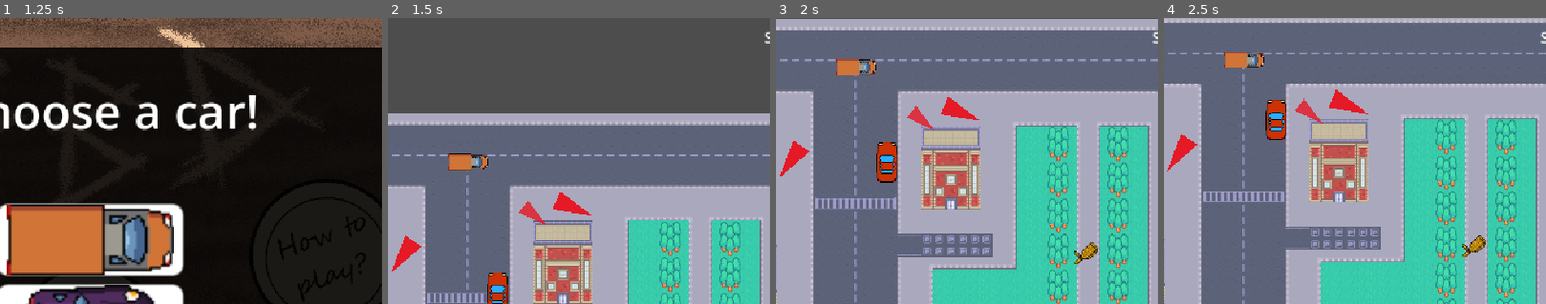
Above: before the commit, frames 1-4 (left to right).
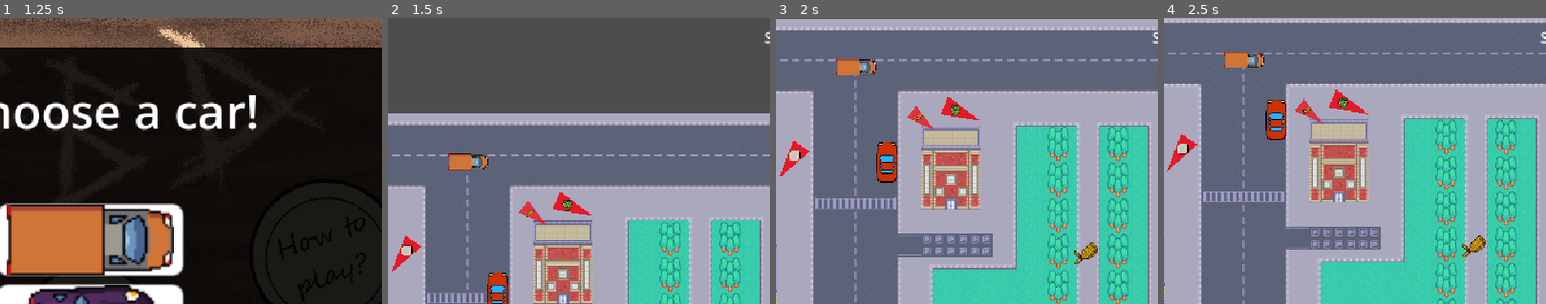
Above: after the commit, the same moments.

Repository: BastianTnd/grand-brew-delivery
Game: Godot game, scene res://Game/MainMenu/main_menu.tscn
Two runs of this game, one before a commit and one after it. Both use one fixed random seed, a clock stepped at 60 frames per second and the inputs below. Sound files missing from this copy of the repository are replaced by a short silence.
Inputs (mouse positions are % of the whole screen's width and height, from its top left):
- Up to frame 1 (1.25 s): click (19, 46) at 0.5 s
- Up to frame 2 (1.5 s): click (51, 39) at 1.25 s
- Up to frame 3 (2 s): no input
- Up to frame 4 (2.5 s): hold Right (ui_right) from 2.03 s (still down)
The pictures show only the part of the screen within x 40-90%, y 0-50%; the shares and areas given below are measured in that part.

Frame 1 is identical in both runs. In frame 2, 0.2% of the frame differs, in the area x 3-49%, y 63-83%; in frame 3, 0.2%; in frame 4, 0.2%, in the area x 3-49%, y 27-48%.

Commit message:
bugfix(Player):
- fixed bug that hid the collectibleicons in the arrows

Diff:
--- a/godot_project/Player/player.gd
+++ b/godot_project/Player/player.gd
@@ -23,7 +23,7 @@
 @export var braking_force = 2.5
 @export var drift_braking = 0.985
 
-var speed_modifier = 1.0  # 1.0 = Normal, < 1.0 = Slowed down
+var speed_modifier = 1.0  # 1.0 = Normal, 0.4 = Grass
 var crash_cooldown = 0.0
 var crash_counter = 0
 var beer_level = 0.0
@@ -42,7 +42,6 @@
 var current_arrow_color = Color.WHITE
 
 func _ready():
-	# Wait for the first frame to ensure all nodes are loaded
 	await get_tree().process_frame
 	var hud_node = get_tree().get_first_node_in_group("hud")
 	if hud_node:
@@ -51,44 +50,37 @@
 	beer_level_changed.connect(_on_beer_level_changed)
 	_on_beer_level_changed(beer_level)
 
-	# Initial state for particles
 	if impact_particles: impact_particles.emitting = false
 	if grass_particles: grass_particles.emitting = false
 
 func _physics_process(delta):
-	# Handle cooldowns and unloading state
 	if crash_cooldown > 0: crash_cooldown -= delta
 	if is_unloading: process_unloading(delta)
 
-	# Get input axes
 	var move_input = Input.get_axis("ui_down", "ui_up")
 	var steer_input = Input.get_axis("ui_left", "ui_right")
 
-	# Stop movement if refilling or unloading
 	if is_refilling or is_unloading:
 		velocity = velocity.move_toward(Vector2.ZERO, 500 * delta)
 		move_and_slide()
-		if grass_particles: grass_particles.emitting = false
 		return
 
-	# --- GRASS & SPEED MODIFIER LOGIC ---
+	# --- GRASS LOGIC (40% Top Speed) ---
 	_handle_grass_logic(velocity.length())
 
-	# --- DRIVING PHYSICS ---
 	var weight_factor = remap(beer_level, 0, max_beer, 1.0, 1.3)
 	var speed = velocity.length()
 
-	# Steering logic
+	# Steering
 	if speed > 5 or move_input != 0:
 		var dir = -1.0 if velocity.dot(transform.x) < -5 else 1.0
-		var steer_speed_modifier = clamp(speed / max_speed, 0.5, 0.9) / weight_factor
-		rotation += steer_input * deg_to_rad(steering_angle_limit * 4.0) * delta * dir * steer_speed_modifier
-
-	# Acceleration (speed_modifier affects power)
+		var steer_speed_mod = clamp(speed / max_speed, 0.5, 0.9) / weight_factor
+		rotation += steer_input * deg_to_rad(steering_angle_limit * 4.0) * delta * dir * steer_speed_mod
+
+	# Acceleration
 	if move_input > 0:
 		velocity += transform.x * (engine_power * speed_modifier / weight_factor) * delta
 	elif move_input < 0:
-		# Braking or reversing
 		if velocity.dot(transform.x) > 5:
 			velocity += transform.x * -engine_power * (braking_force / weight_factor) * delta
 		else:
@@ -96,46 +88,36 @@
 
 	velocity *= friction
 
-	# Drift and Traction logic
+	# Drift & Traction
 	var forward_vel = transform.x * velocity.dot(transform.x)
 	var steering_intensity = abs(steer_input)
-	var speed_percentage = speed / max_speed
 	var current_traction = 0.35
 
-	if speed_percentage > 0.7 and steering_intensity > 0.8:
+	if (speed / max_speed) > 0.7 and steering_intensity > 0.8:
 		current_traction = 0.03 / weight_factor
 		velocity *= drift_braking
 
-	if speed < 110:
-		current_traction = 0.8
-
+	if speed < 110: current_traction = 0.8
 	velocity = lerp(velocity, forward_vel, current_traction)
 
-	# Speed Limit (speed_modifier caps the max_speed)
+	# Speed Limit
 	var current_max = max_speed * speed_modifier
 	if velocity.length() > current_max:
 		velocity = velocity.limit_length(current_max)
 
-	# --- COLLISION HANDLING ---
 	var speed_before = velocity.length()
 	var collided = move_and_slide()
 
 	if collided:
 		var collision = get_last_slide_collision()
 		if collision:
-			# Activate spark particles at collision point
 			if impact_particles:
 				impact_particles.global_position = collision.get_position()
 				impact_particles.rotation = collision.get_normal().angle()
 				impact_particles.emitting = true
-
-			# Bounce/Slide physics
-			var wall_normal = collision.get_normal()
-			var slide_velocity = velocity.slide(wall_normal)
-			if slide_velocity.length() > 0:
-				velocity = slide_velocity.normalized() * (speed_before * 0.8)
-
-	# Apply damage logic on impact
+			var slide_vel = velocity.slide(collision.get_normal())
+			velocity = slide_vel.normalized() * (speed_before * 0.8)
+
 	if collided and speed_before > 180:
 		if has_filled_this_round and beer_level > 0:
 			apply_crash_logic()
@@ -143,32 +125,25 @@
 	queue_redraw()
 
 func _handle_grass_logic(speed):
-	if not grass_particles: return
-
-	# Fetch the TileMapLayer if reference is null
 	if not grass_layer:
 		grass_layer = get_tree().get_first_node_in_group("level_map")
 
 	var on_grass = false
 	if grass_layer:
-		# Convert global position to map coordinates
 		var local_pos = grass_layer.to_local(global_position)
 		var tile_pos = grass_layer.local_to_map(local_pos)
 		var data = grass_layer.get_cell_tile_data(tile_pos)
-
-		# Check custom data for "grass" type
 		if data and data.get_custom_data("type") == "grass":
 			on_grass = true
 
 	if on_grass:
-		speed_modifier = 0.5
-		grass_particles.emitting = speed > 40
+		speed_modifier = 0.4
+		if grass_particles: grass_particles.emitting = speed > 40
 	else:
 		speed_modifier = 1.0
-		grass_particles.emitting = false
+		if grass_particles: grass_particles.emitting = false
 
 func _draw():
-	# Drawing navigation arrows
 	var targets = _get_target_positions()
 	if is_refilling or is_unloading: return
 
@@ -192,13 +167,32 @@
 			arrow_final_color *= correction
 
 			var arrow_center = Vector2(d, 0).rotated(angle)
+
+			# --- 1. DRAW ARROW ---
 			var p1 = arrow_center + Vector2(arrow_size * s * 1.2, 0).rotated(angle)
 			var p2 = arrow_center + Vector2(-arrow_size * s * 0.8, -arrow_size * s * 0.5).rotated(angle)
 			var p3 = arrow_center + Vector2(-arrow_size * s * 0.8, arrow_size * s * 0.5).rotated(angle)
 			draw_polygon(PackedVector2Array([p1, p2, p3]), PackedColorArray([arrow_final_color]))
 
+			# --- 2. FIND COLLECTIBLE ICON ---
+			var current_icon = null
+			for item in get_tree().get_nodes_in_group("collectibles"):
+				if item.global_position.distance_to(target_pos) < 10:
+					if item.get("collectible") == 0: current_icon = icon_malt
+					elif item.get("collectible") == 1: current_icon = icon_hops
+					elif item.get("collectible") == 2: current_icon = icon_yeast
+
+			# --- 3. DRAW ICON ---
+			if current_icon:
+				var icon_size = Vector2(12, 12) * s
+				var offset_dist = (arrow_size * s * 0.2)
+				var shifted_center = arrow_center + Vector2(offset_dist, 0).rotated(angle + PI)
+
+				draw_set_transform(shifted_center, -global_rotation, Vector2.ONE)
+				draw_texture_rect(current_icon, Rect2(-icon_size / 2, icon_size), false, correction)
+				draw_set_transform(Vector2.ZERO, 0, Vector2.ONE)
+
 func apply_crash_logic():
-	# Visual feedback for crash and beer loss
 	if crash_cooldown <= 0:
 		crash_counter += 1
 		crash_cooldown = 1.0
@@ -211,22 +205,21 @@
 			beer_level_changed.emit(beer_level)
 
 func _on_beer_level_changed(new_value):
-	# Update HUD visual
 	if beer_visual:
 		beer_visual.frame = clampi(int(round(new_value / 25.0)), 0, 4)
 
 func _get_target_positions() -> Array:
 	var targets = []
 	if ScoreManager.items_collected < 3:
-		current_arrow_color = Color(0.9, 0.1, 0.15, 1.0) # Red for items
+		current_arrow_color = Color(0.9, 0.1, 0.15, 1.0)
 		for item in get_tree().get_nodes_in_group("collectibles"):
 			targets.append(item.global_position)
 	elif not has_filled_this_round:
-		current_arrow_color = Color.ORANGE # Orange for brewing station
+		current_arrow_color = Color.ORANGE
 		var station = get_tree().get_first_node_in_group("brewing_station")
 		if station: targets.append(station.global_position)
 	else:
-		current_arrow_color = Color.GREEN # Green for bar
+		current_arrow_color = Color.GREEN
 		var bar = get_tree().get_first_node_in_group("bar")
 		if bar: targets.append(bar.global_position)
 	return targets
